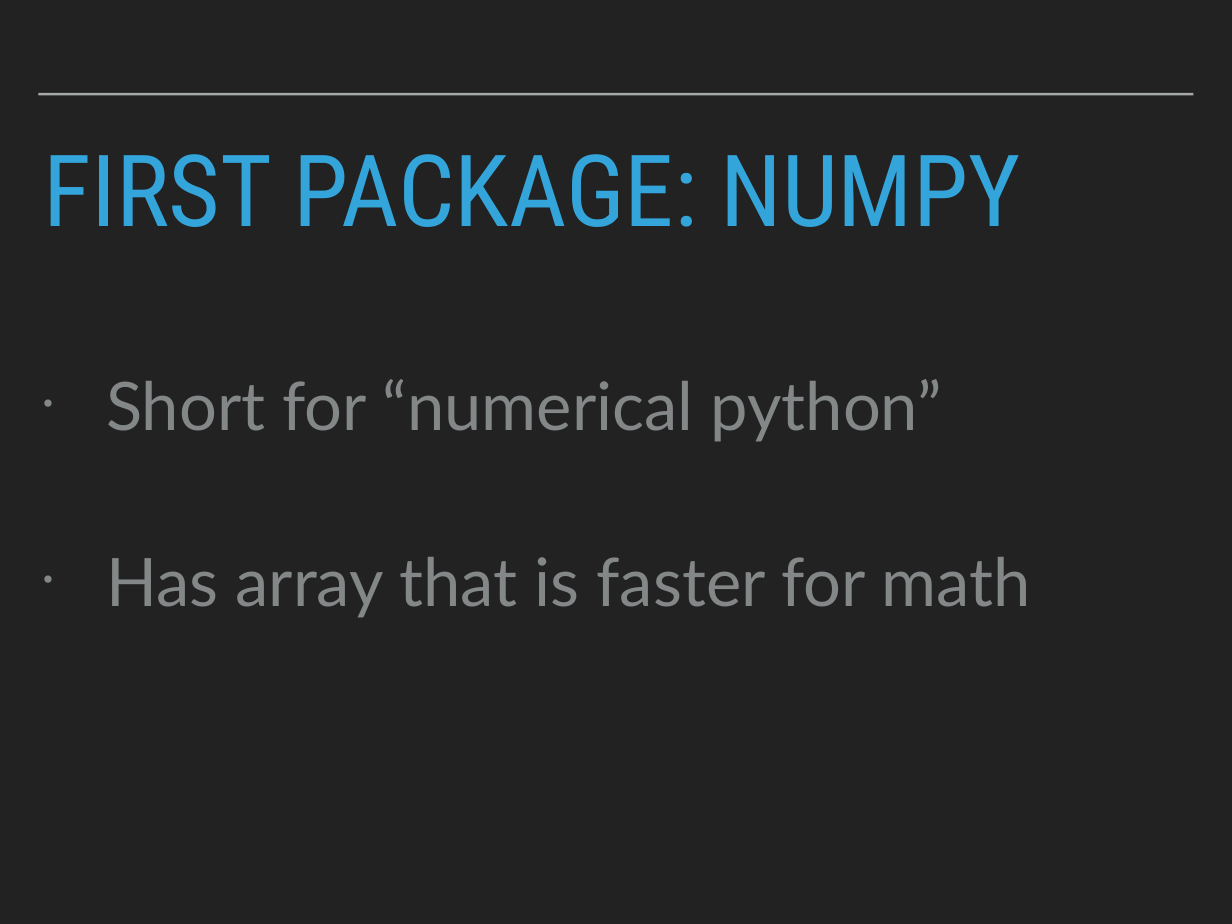
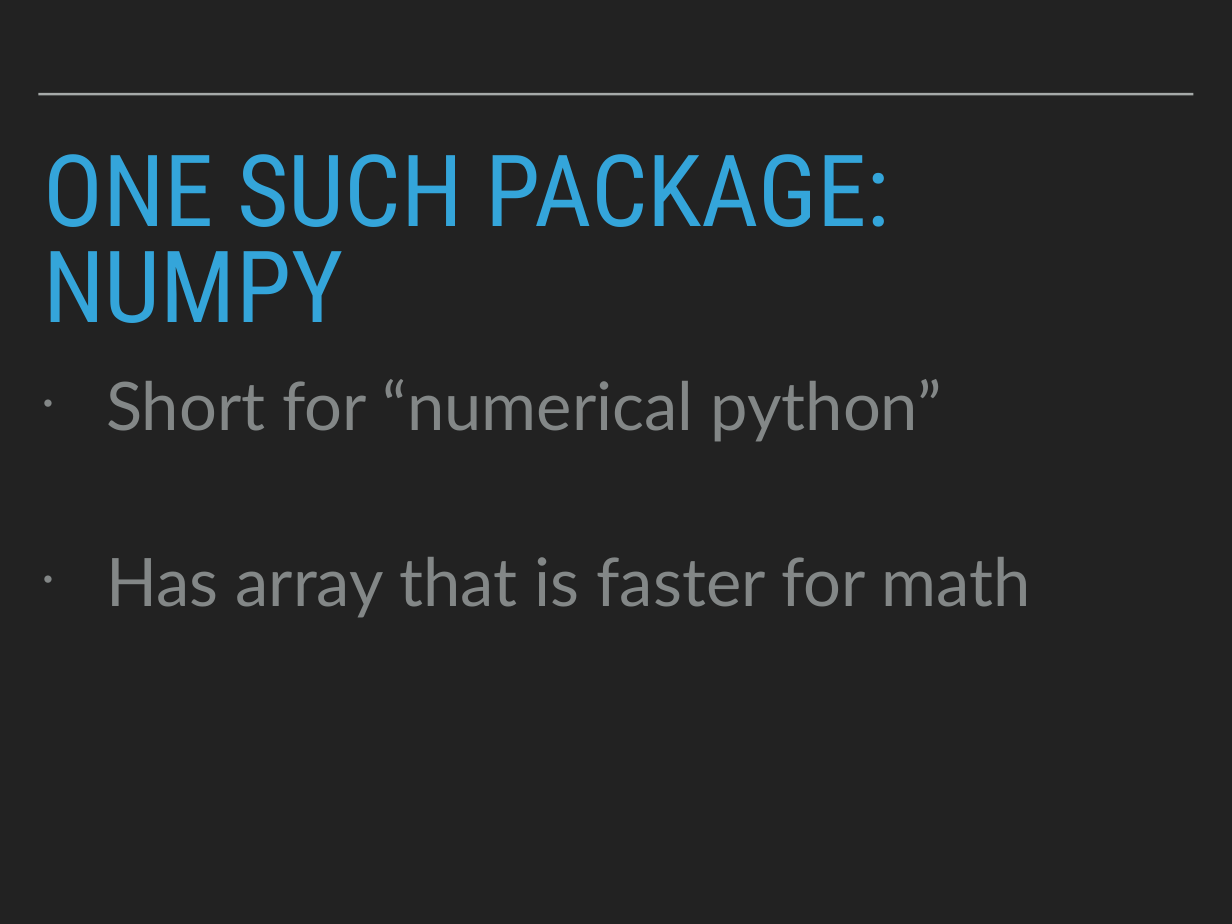
Before and after one commit to patricks1/python-for-data-science, a slide deck: slide 5 of Session05/Session5_Slides.pptx (slide 7 before the commit). Drawn at 1232x924 pixels with LibreOffice and Linux fonts; fonts in the diff are those of the drawing. Boxes give left, top, right and bottom in pixels: in the first picture for what was removed or moved away, otherwise in the second. Text is boxed around its words. In the diff, an @@ line names an element or a change of style, - is before the commit and + after.

```diff
--- a/Session05/Session5_Slides.pptx
+++ b/Session05/Session5_Slides.pptx
@@ title at box(43, 154, 890, 323): text changed @@
-FIRST PACKAGE: NUMPY
+ONE SUCH PACKAGE: NUMPY
```
Also in this commit, not shown: 3 other slides changed, 14 slides added, 5 slides removed, 2 other files.
